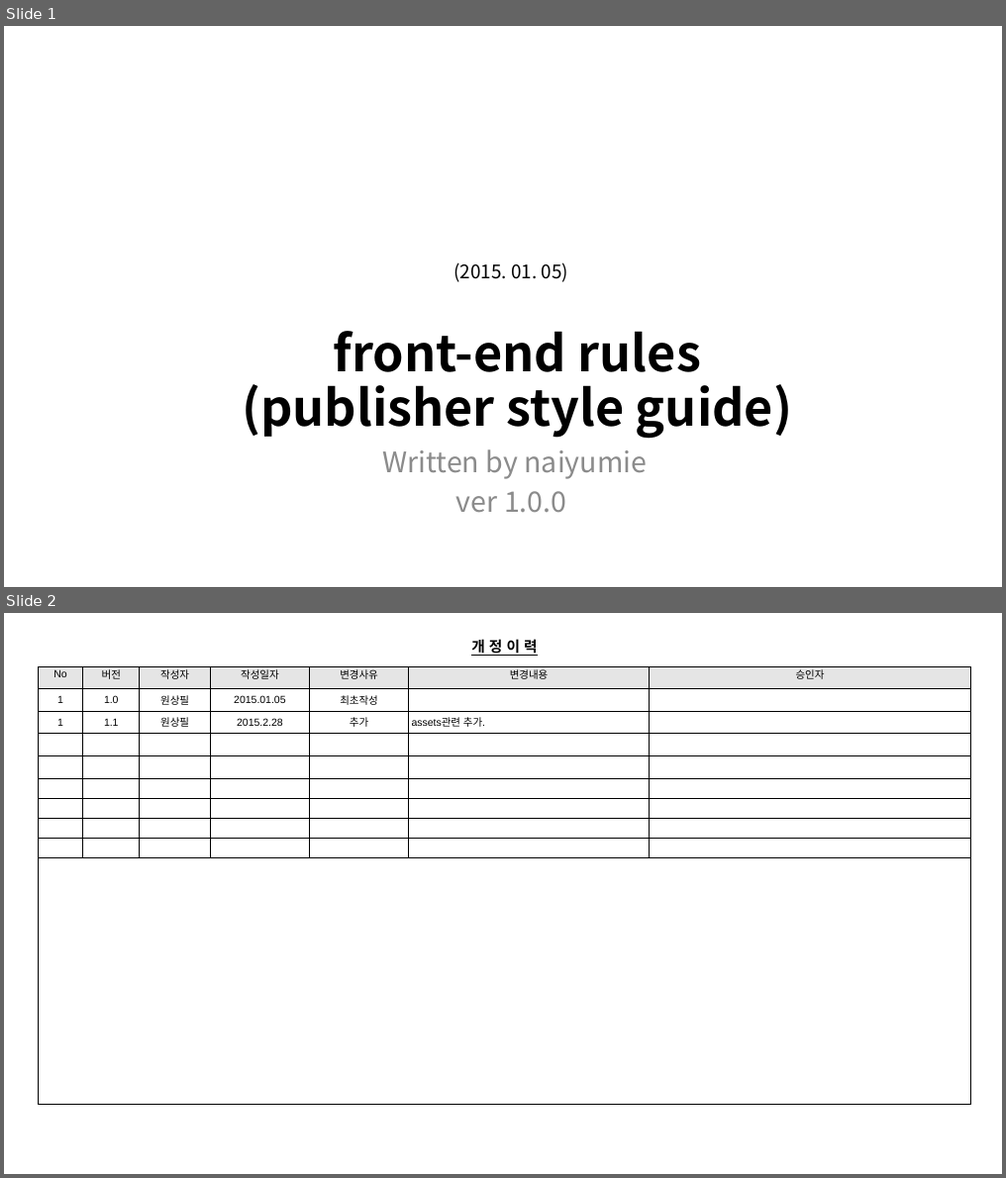
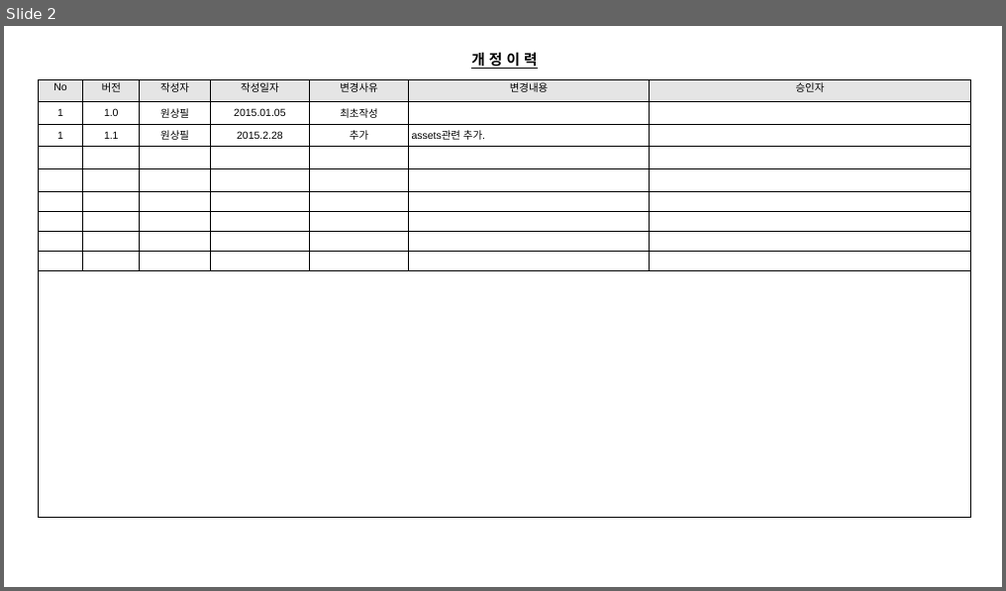
Before and after one commit to naiyumie/nboard, a slide deck: ref/00.architect/02. ftrules(퍼블리싱 작성 가이드).pptx. Shown one above the other, each under a label of ours: slides 1 and 2 before the commit, slide 2 after it. The pictures are 1006x1178 and 1006x591 pixels, drawn with LibreOffice and Linux fonts; fonts in the diff are those of the drawing; background and template pictures are left out. Boxes give left, top, right and bottom in pixels: in the first picture for what was removed or moved away, otherwise in the second. Text is boxed around its words. In the diff, an @@ line names an element or a change of style, - is before the commit and + after.

```diff
--- a/ref/00.architect/02. ftrules(퍼블리싱 작성 가이드).pptx
+++ b/ref/00.architect/02. ftrules(퍼블리싱 작성 가이드).pptx
@@ slide 1 removed at [4,26,1002,587], background picture (left out) @@
@@ text removed at [454,263,568,282] @@
-(2015. 01. 05)
@@ text removed at [242,331,792,439] @@
-front-end rules
-(publisher style guide)
@@ text removed at [382,450,648,512] @@
-Written by naiyumie
-ver 1.0.0
```
Also in this commit, not shown: 1 slide added, 45 other files.
